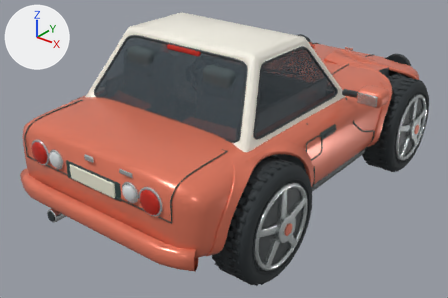
Before and after pictures for a commit that changed the FBX model unity/Assets/Resources/Cars/roadster.fbx.
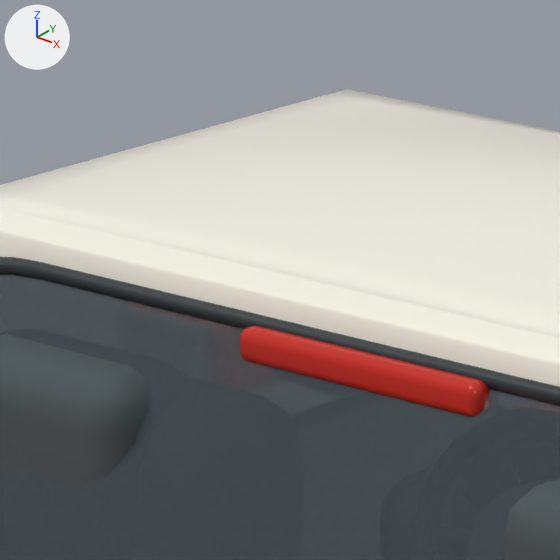
There are two pictures of each version: one whole from a camera (50 mm lens) standing at (2.8, -3.84, 2.59) and looking at (-0.06, -0.26, 0.38), one close up on the part from 30% to 47% of the width and 0% to 25% of the height. Lighting does not change. The marker at upper left points along +X, +Y and +Z. The older version's two pictures come first. Where no turn or scale is listed for an object, it has been applied to the vertices. Vertices at exactly the same position are counted once.

Script lines for the objects in view, before the commit:
```python
me_continuous_formed_body_shell = bpy.data.meshes.new('Continuous formed body shell')
me_continuous_formed_body_shell.from_pydata(...)  # 19933 vertices, 19064 faces; spans x -1.13..1.13, y -1.74..1.74, z 0.25..1.45
me_continuous_formed_body_shell.materials.append(mat_bodypaint)  # orange #e77c61
me_continuous_formed_body_shell.materials.append(mat_charcoaltrim)  # dark grey #2b3336
me_continuous_formed_body_shell.materials.append(mat_masterglass)  # greyish blue #424d55
me_continuous_formed_body_shell.materials.append(mat_creamtrim)  # white #f7f3e7
me_continuous_formed_body_shell.materials.append(mat_taillight)  # red #cb2d21
me_continuous_formed_body_shell.materials.append(mat_chromealloy)  # white #e7eaeb
me_continuous_formed_body_shell.materials.append(mat_warmheadlamp)  # pale yellow #efefd8
me_continuous_formed_body_shell.materials.append(mat_amber)  # orange #f6972c
me_continuous_formed_body_shell.materials.append(mat_panelseam)  # dark cyan #2b4240
me_continuous_formed_body_shell.materials.append(mat_reverselight)  # light grey #dae1e2
me_continuous_formed_body_shell.materials.append(mat_rearreflector)  # red #ad1d16
me_continuous_formed_body_shell.materials.append(mat_numberplate)  # white #ecebd7
me_continuous_formed_body_shell.materials.append(mat_warmalloy)  # light grey #c7cdcd
me_continuous_formed_body_shell.materials.append(mat_interiorcloth)  # dark grey #485456
me_continuous_formed_body_shell.materials.append(mat_brakemetal)  # dark grey #505759
me_continuous_formed_body_shell.materials.append(mat_bumperinsert)  # grey #81898b
ob_body = bpy.data.objects.new('Body', me_continuous_formed_body_shell)
ob_body.location = (0.0, 0.0, 0.0)
```
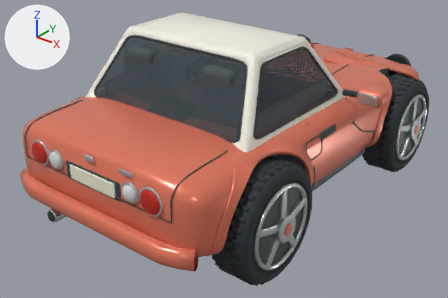
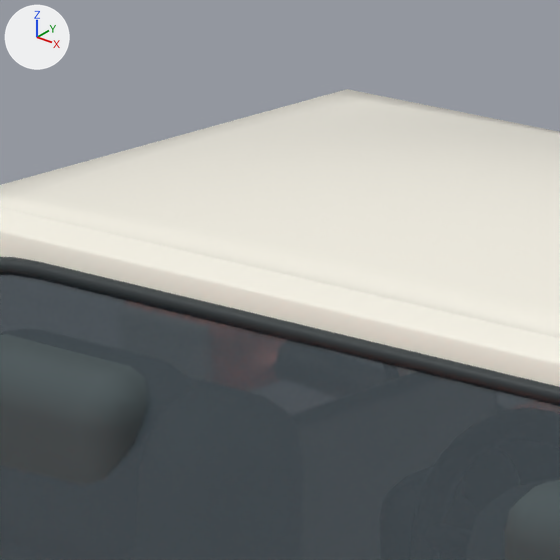
Where the newer file only moved an object's origin or applied its transform, the numbers keep the older frame.

Pixel boxes [x1, y1, x2, y2] of what changed, in the close-ups (560 x 560 px):
part 1 of me_continuous_formed_body_shell, deleted: before [240, 325, 489, 416]

The change, as a list of edits to the scene's bpy script:
```text
Change me_continuous_formed_body_shell:
    used by ob_body; location = (0.0, 0.0, 0.0)
    remove me_continuous_formed_body_shell.from_pydata(...)  # 19933 vertices, 19064 faces; spans x -1.13..1.13, y -1.74..1.74, z 0.25..1.45
    add me_continuous_formed_body_shell.from_pydata(...)  # 19837 vertices, 18966 faces; spans x -1.13..1.13, y -1.74..1.74, z 0.25..1.45
    me_continuous_formed_body_shell part 1: the loose piece of 96 vertices spanning x -0.15..0.15, y -0.79..-0.76, z 1.32..1.36 is deleted
```
